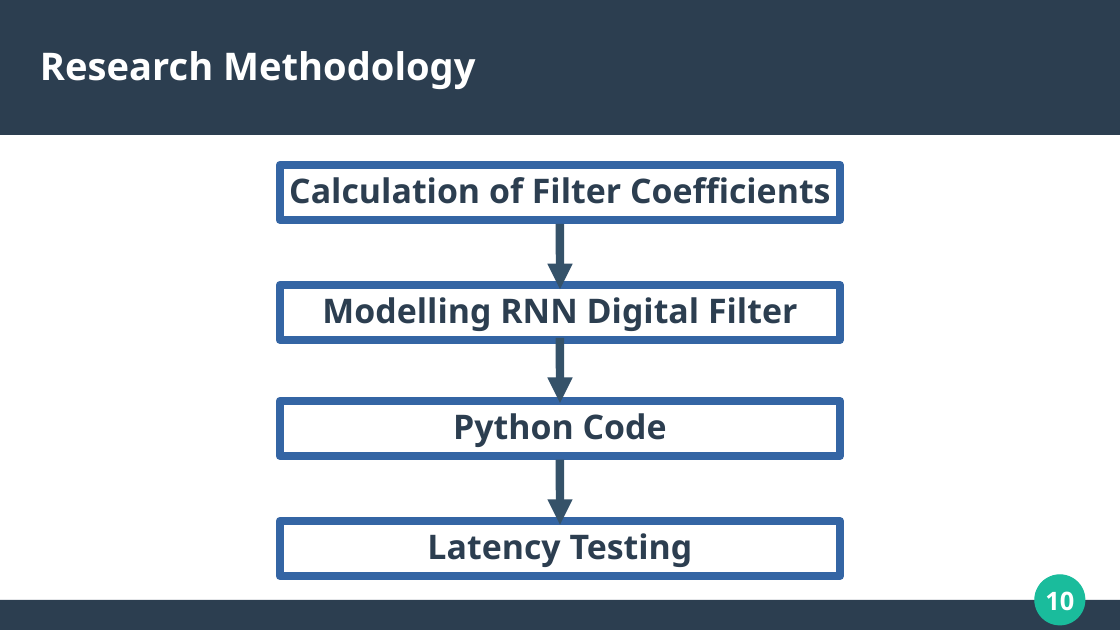
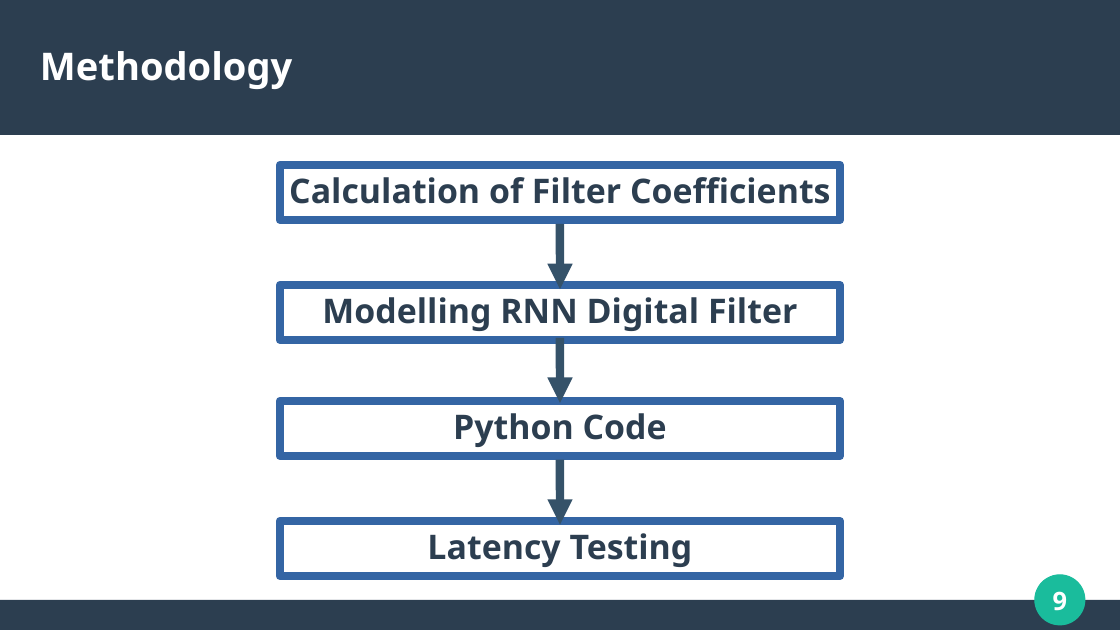
Before and after one commit to mohitlabs/Research, a slide deck: slide 9 of A Low Latency Digital Filter using Recurrent Neural Network/PPT/Presentation.pptx (slide 10 before the commit). Drawn at 1120x630 pixels with LibreOffice and Linux fonts; fonts in the diff are those of the drawing. Boxes give left, top, right and bottom in pixels: in the first picture for what was removed or moved away, otherwise in the second. Text is boxed around its words. In the diff, an @@ line names an element or a change of style, - is before the commit and + after.

```diff
--- a/A Low Latency Digital Filter using Recurrent Neural Network/PPT/Presentation.pptx
+++ b/A Low Latency Digital Filter using Recurrent Neural Network/PPT/Presentation.pptx
@@ title at box(40, 51, 292, 89): text changed @@
-Research Methodology
+Methodology
@@ page number at box(1053, 591, 1068, 611): text changed @@
-10
+9
```
Also in this commit, not shown: 3 other slides changed, 1 slide added, 2 slides removed.
